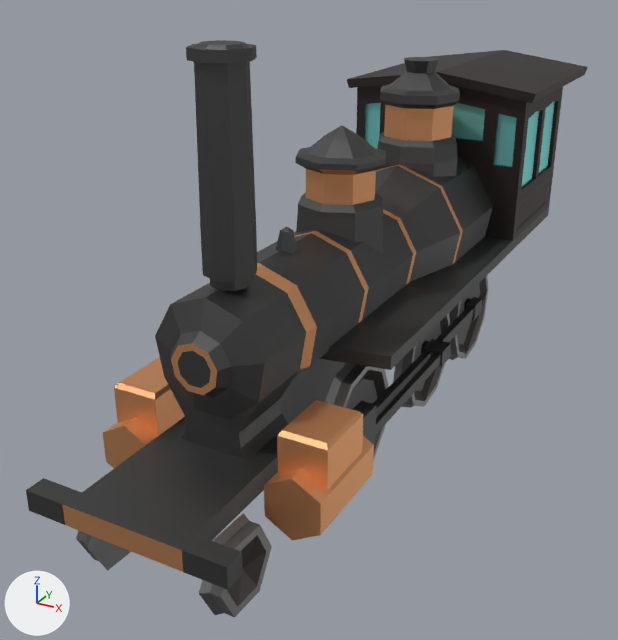
Before and after pictures for a commit that changed the FBX model Assets/Models/train/vehicle.fbx.
Before and after are seen from a camera (50 mm lens) standing at (4.24, -11.03, 5.6) and looking at (-0.46, -2.47, 1.32). Lighting does not change. The marker at lower left points along +X, +Y and +Z. Where no turn or scale is listed for an object, it has been applied to the vertices. Vertices at the same position are counted once.

In view in the first picture: 'con-rod_R', 'drive-rod_BR', 'locomotive-western-base', 'locomotive-wheel1', 'locomotive-wheel2', 'locomotive-wheel3', 'locomotive-wheel4'.
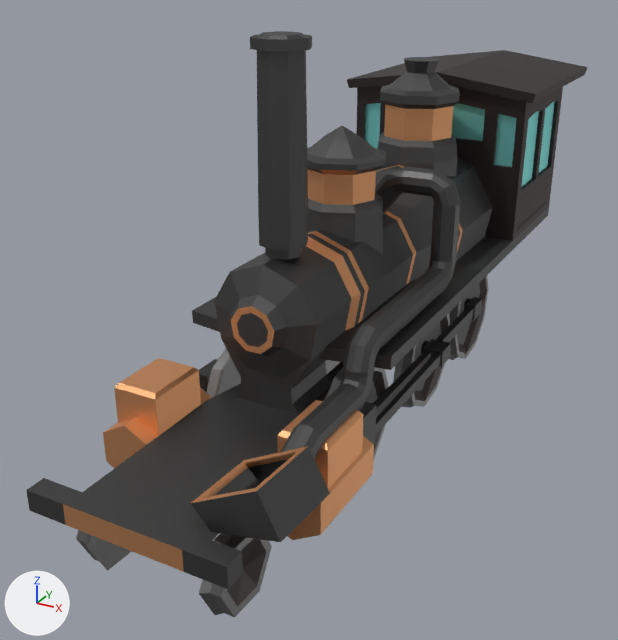
Commit message: add funnel

Scene script edits in JSON lines:
```json
{"block": "me_locomotive_western_base", "where": "# used by ob_locomotive_western_base; parent = ob_locomotive_western; location = (0.0, 0.0, 0.0)"}
{"op": "remove", "block": "me_locomotive_western_base", "code": "me_locomotive_western_base.from_pydata(...)  # 744 vertices, 673 faces; spans x -136.0..136.0, y 19.0..485.0, z -331.0..662.0"}
{"op": "add", "block": "me_locomotive_western_base", "code": "me_locomotive_western_base.from_pydata(...)  # 738 vertices, 662 faces; spans x -136.0..136.0, y 19.0..485.0, z -331.0..662.0"}
{"block": "me_locomotive_western_base", "change": "me_locomotive_western_base part 1: the loose piece of 72 vertices spanning x -30.0..30.0, y 270.0..485.0, z 453.0..513.0 is moved by (0.0, 0.0, -98.0)"}
{"block": "me_locomotive_western_base", "change": "me_locomotive_western_base part 2"}
{"block": "me_locomotive_western_base", "change": "12 vertices are removed from x -57.0..57.0, y 138.0..178.0, z 433.0..470.0"}
{"block": "me_locomotive_western_base", "change": "22 faces are deleted"}
{"block": "me_locomotive_western_base", "change": "56 vertices in x -65.0..65.0, y 112.0..275.0, z 433.0..547.0 move by (0.0, 0.0, -98.0)"}
{"block": "me_locomotive_western_base", "change": "6 vertices are added at (-54.0, 178.0, 350.0), (54.0, 178.0, 350.0), (-31.0, 138.0, 350.0), (31.0, 138.0, 350.0), (-57.0, 175.0, 335.0), (57.0, 175.0, 335.0)"}
{"block": "me_locomotive_western_base", "change": "9 new faces join them, mat_17_grey_darkest (dark grey #5c5c5c)"}
{"block": "me_locomotive_western_base", "change": "2 new faces join them, mat_29_orange_light (beige #e7aa79)"}
{"op": "add", "block": "me_circle", "code": ["me_circle = bpy.data.meshes.new('Circle')", "me_circle.from_pydata(...)  # 204 vertices, 192 faces; spans x -1.16..0.15, y -3.44..0.35, z -0.78..1.24", "me_circle.materials.append(mat_17_grey_darkest)  # dark grey #5c5c5c"]}
{"op": "add", "block": "me_cube_002", "code": ["me_cube_002 = bpy.data.meshes.new('Cube.002')", "me_cube_002.from_pydata(...)  # 24 vertices, 22 faces; spans x -0.471..0.471, y -0.412..0.412, z -0.179..0.391", "# faces by material slot: [14, 8]", "me_cube_002.materials.append(mat_17_grey_darkest)  # dark grey #5c5c5c", "me_cube_002.materials.append(mat_29_orange_light)  # beige #e7aa79"]}
{"op": "remove", "block": "ob_locomotive_western_base", "code": "ob_locomotive_western_base.parent = ob_locomotive_western"}
{"op": "set", "path": "ob_locomotive_western_base.rotation_euler", "old": "(0.0, 0.0, 0.0)", "new": "(1.571, 0.0, 0.0)", "note": "degrees (0, 0, 0) -> degrees (90, 0, 0)"}
{"op": "set", "path": "ob_locomotive_western_base.scale", "old": "(1.0, 1.0, 1.0)", "new": "(0.00999, 0.00999, 0.00999)"}
{"op": "add", "block": "ob_funnel_pipe", "code": ["ob_funnel_pipe = bpy.data.objects.new('funnel-pipe', me_circle)", "ob_funnel_pipe.location = (1.02, -2.06, 1.99)"]}
{"op": "add", "block": "ob_funnel", "code": ["ob_funnel = bpy.data.objects.new('funnel', me_cube_002)", "ob_funnel.location = (0.94, -5.88, 1.27)"]}
```

Location of each change, [x1, y1, x2, y2] in pixels of the pictures (618 x 640 px; the box of a moved part takes in the faces that stretch with it):
```json
{"object": "locomotive-western-base", "change": "reshaped, turned, rescaled, moved", "before": [26, 40, 588, 590], "after": [26, 31, 587, 589]}
{"object": "funnel-pipe", "change": "added", "after": [281, 167, 460, 459]}
{"object": "funnel", "change": "added", "after": [190, 446, 330, 542], "faces in mat_17_grey_darkest (dark grey #5c5c5c)": [190, 446, 330, 542], "faces in mat_29_orange_light (beige #e7aa79)": [191, 446, 308, 503]}
{"part": 1, "of": "me_locomotive_western_base", "change": "moved or reshaped", "before": [186, 40, 257, 291], "after": [250, 31, 312, 260]}
{"part": 2, "of": "me_locomotive_western_base", "change": "cut back", "before": [82, 233, 365, 534], "after": [83, 233, 365, 534]}
```
